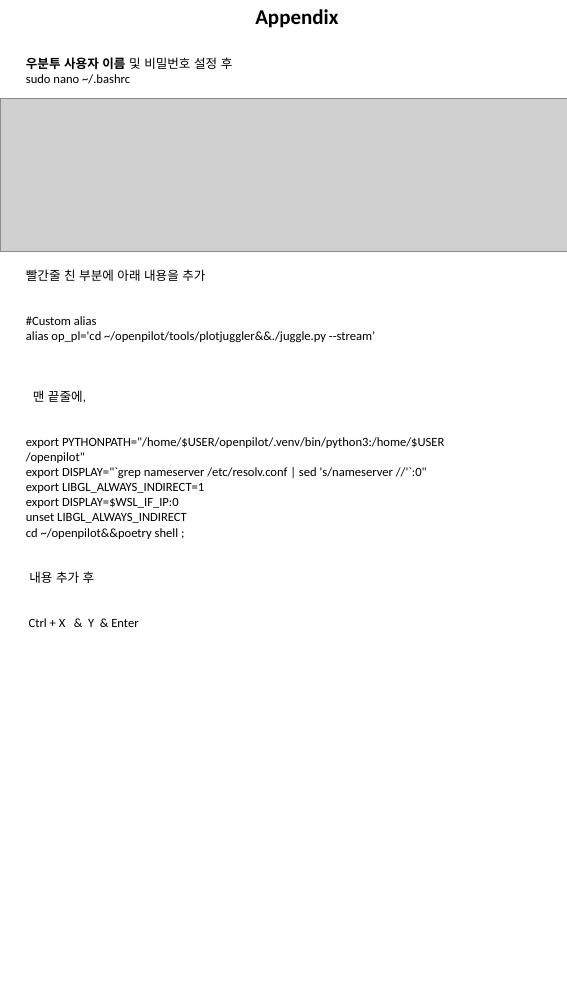
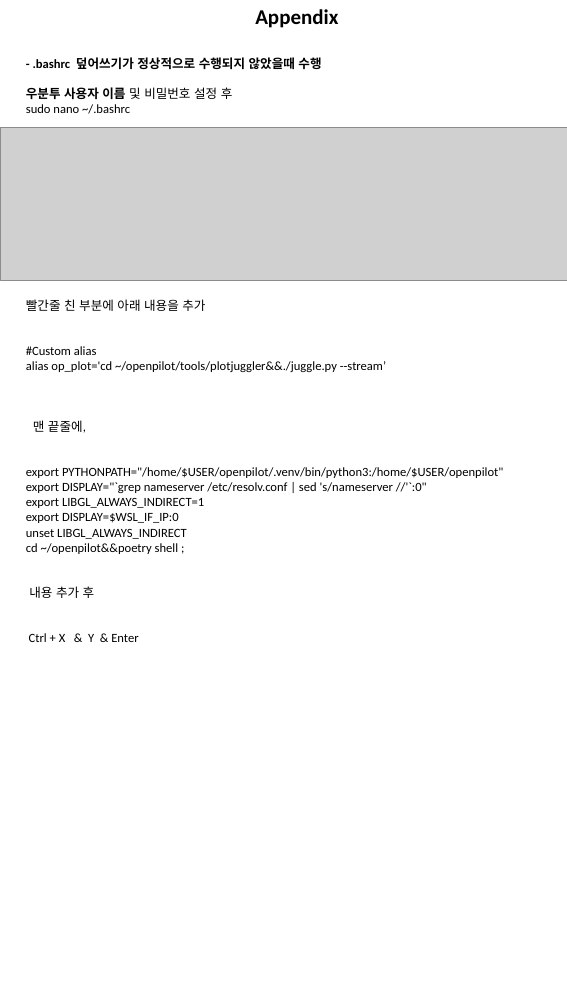
Before and after one commit to KeIIogg/tools, a slide deck: slide 4 of etc/Install plotjuggler with wsl2.pptx (slide 3 before the commit). Drawn at 567x1008 pixels with LibreOffice and Linux fonts; fonts in the diff are those of the drawing; grey boxes stand for pictures. Boxes give left, top, right and bottom in pixels: in the first picture for what was removed or moved away, otherwise in the second. Text is boxed around its words. In the diff, an @@ line names an element or a change of style, - is before the commit and + after.

```diff
--- a/etc/Install plotjuggler with wsl2.pptx
+++ b/etc/Install plotjuggler with wsl2.pptx
@@ text at [33,57,321,69]: paragraph added @@
+- .bashrc 덮어쓰기가 정상적으로 수행되지 않았을때 수행
@@ picture: place and size @@
-picture at [0,98,567,251]
+picture at [0,128,567,280]
@@ text at [26,361,386,372]: text changed @@
-alias op_pl='cd ~/openpilot/tools/plotjuggler&&./juggle.py --stream’
+alias op_plot='cd ~/openpilot/tools/plotjuggler&&./juggle.py --stream’
@@ text at [26,467,503,478]: text changed @@
-export PYTHONPATH="/home/$USER/openpilot/.venv/bin/python3:/home/$USER
-/openpilot"
+export PYTHONPATH="/home/$USER/openpilot/.venv/bin/python3:/home/$USER/openpilot"
```
Also in this commit, not shown: 2 other slides changed, 1 slide added, 2 other files.
